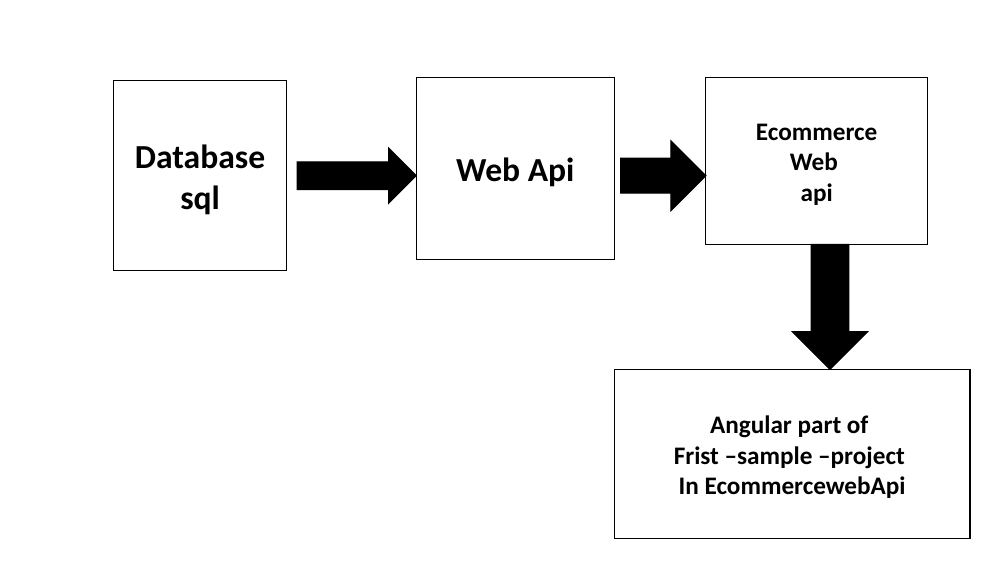
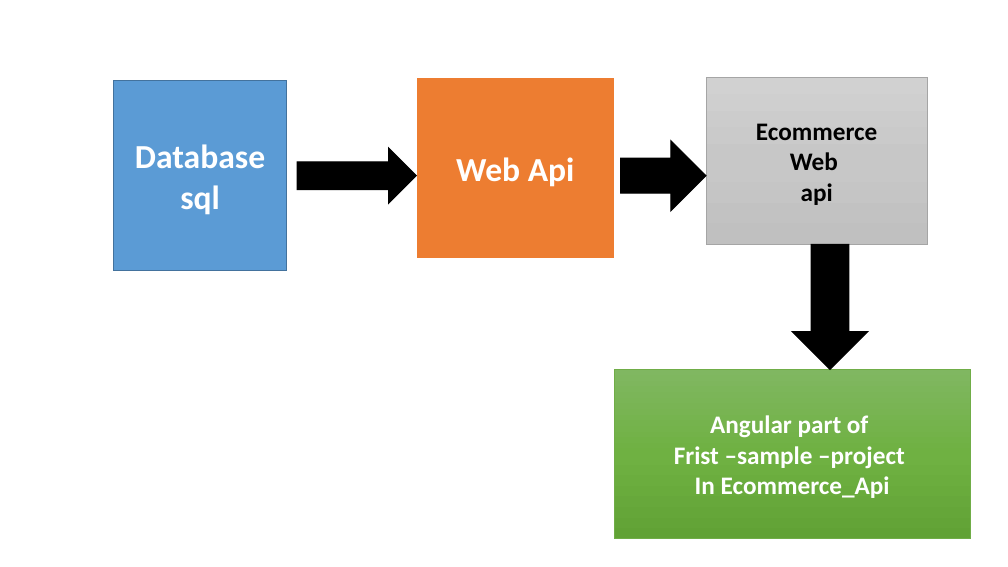
Before and after one commit to bhagyashri010120/project-login, a slide deck: slide 7 of Project of sprint 1.pptx (slide 3 before the commit). Drawn at 1008x567 pixels with LibreOffice and Linux fonts; fonts in the diff are those of the drawing. Boxes give left, top, right and bottom in pixels: in the first picture for what was removed or moved away, otherwise in the second. Text is boxed around its words. In the diff, an @@ line names an element or a change of style, - is before the commit and + after.

```diff
--- a/Project of sprint 1.pptx
+++ b/Project of sprint 1.pptx
@@ rectangle "Database" at [113,81,287,271]: text colour #000000 to #FFFFFF; fill #FFFFFF to #5B9BD5; outline #000000 1 pt to #43739E 1 pt @@
@@ rectangle "Web Api" at [417,77,615,259]: text colour #000000 to #FFFFFF; fill #FFFFFF to #ED7D31; outline #000000 1 pt to #FFFFFF 1.5 pt @@
@@ rectangle "Ecommerce" at [706,77,928,244]: fill #FFFFFF to gradient #D2D2D2 to #C8C8C8 to #C0C0C0; outline #000000 1 pt to #A5A5A5 0.5 pt @@
@@ rectangle "Angular part of" at [615,370,970,539]: fill #FFFFFF to gradient #81B861 to #6FB242 to #62A336; outline #000000 1 pt to #70AD47 0.5 pt @@
@@ text in rectangle at [674,415,905,468]: text colour #000000 to #FFFFFF in "Angular part of", "Frist –sample –project" @@
@@ text in rectangle at [695,476,890,498]: text changed; text colour #000000 to #FFFFFF @@
-In EcommercewebApi
+In Ecommerce_Api
```
Also in this commit, not shown: 2 other slides changed, 7 slides added, 2 slides removed.
